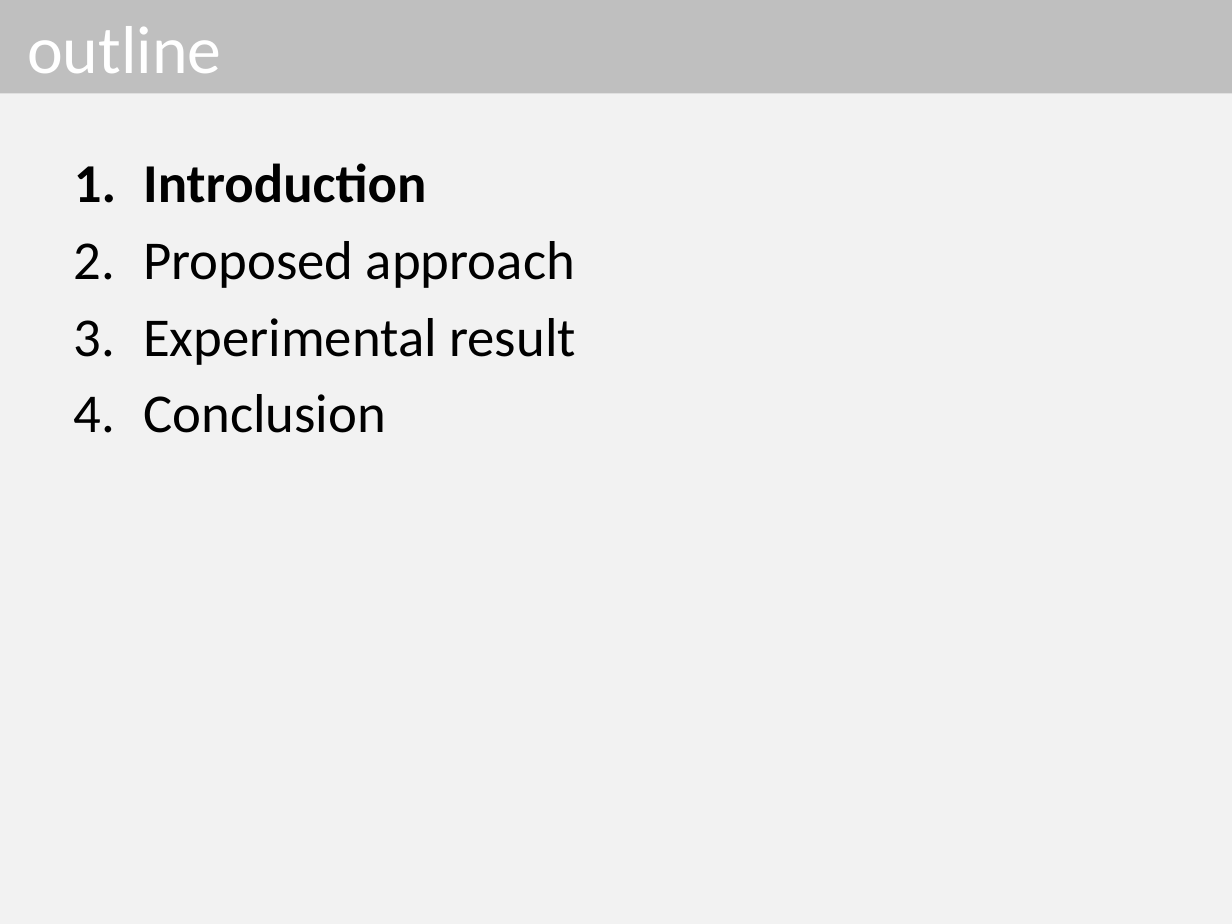
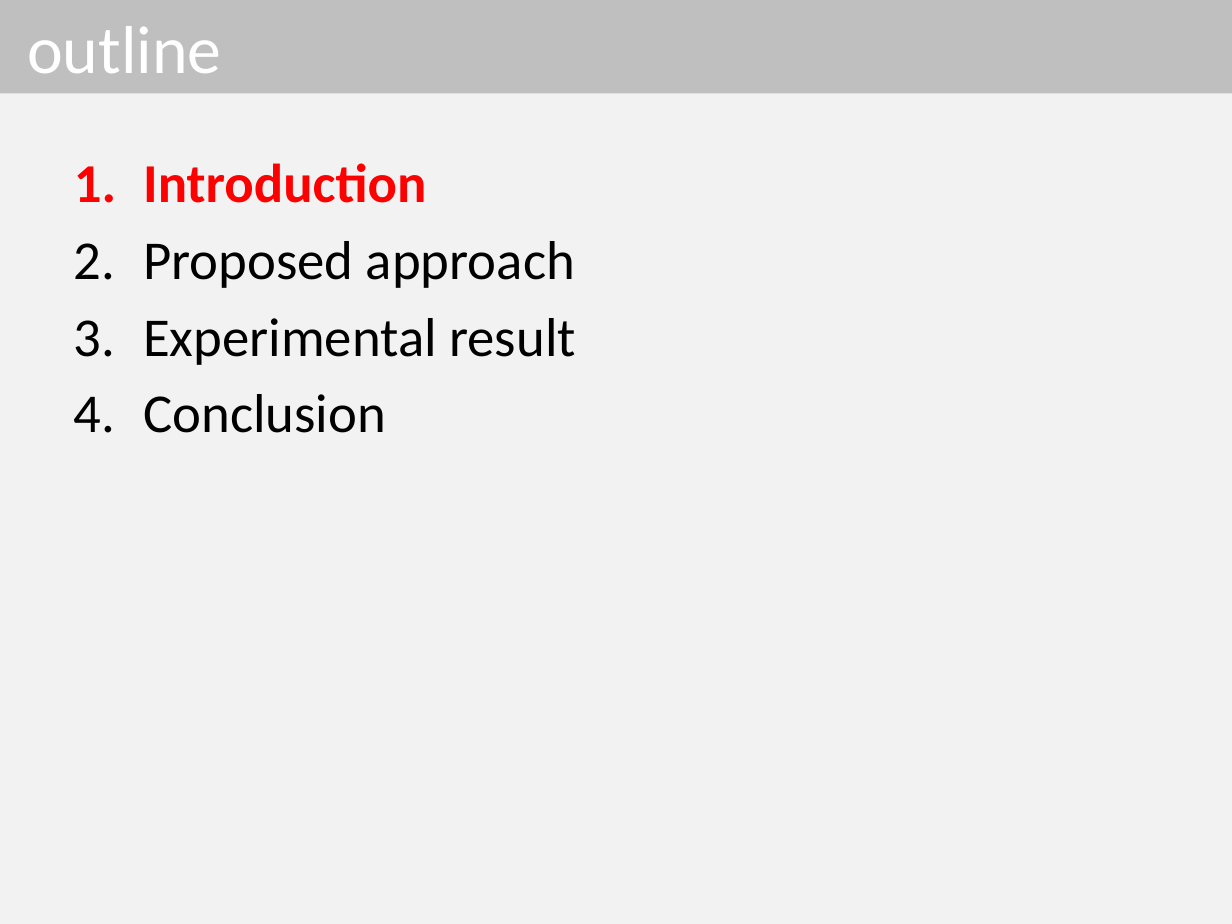
Before and after one commit to dinhngocthi/GAsource, a slide deck: slide 2 of CFT4CUnitSrc/src/report/PPSO_Presentation.pptx. Drawn at 1232x924 pixels with LibreOffice and Linux fonts; fonts in the diff are those of the drawing. Boxes give left, top, right and bottom in pixels: in the first picture for what was removed or moved away, otherwise in the second. Text is boxed around its words. In the diff, an @@ line names an element or a change of style, - is before the commit and + after.

```diff
--- a/CFT4CUnitSrc/src/report/PPSO_Presentation.pptx
+++ b/CFT4CUnitSrc/src/report/PPSO_Presentation.pptx
@@ text at [143, 163, 426, 203]: text colour #000000 to #FF0000 in "Introduction" @@
```
Also in this commit, not shown: 1 other slide changed, 1 slide added, 19 slides removed.
